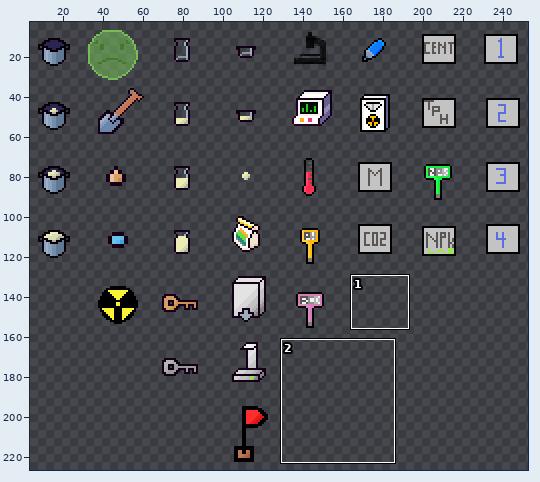
Sprite sheet -- assets/placeholder/instruments1.png. The picture above shows the old version from afar; the outline marks the close-up.
Close-up. Before:
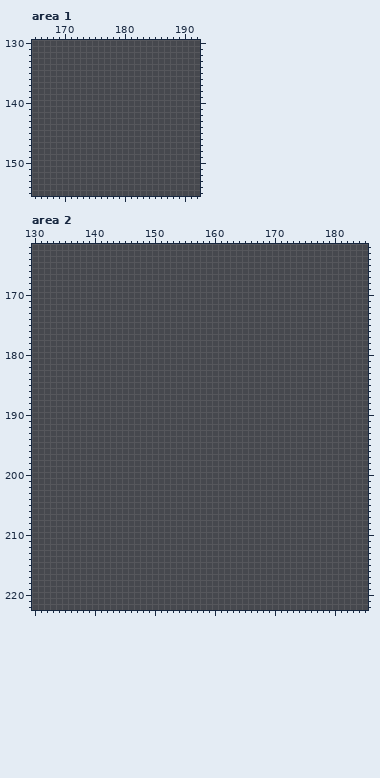
The file is 256x256 pixels. Pixels under 10% opacity are left out. Colours within 5 levels of each other are drawn and written as one. Shown: area 1: x 165..192, y 130..155; area 2: x 130..185, y 162..222. The wide view leaves out empty margins.
Palette (. is transparent): 
Pixels before, area 2 (only the part around the change), first column x 130:
162 ........................................................
163 ........................................................
164 ........................................................
165 ........................................................
166 ........................................................
167 ........................................................
168 ........................................................
169 ........................................................
170 ........................................................
171 ........................................................
172 ........................................................
173 ........................................................
174 ........................................................
175 ........................................................
176 ........................................................
177 ........................................................
178 ........................................................
179 ........................................................
180 ........................................................
181 ........................................................
182 ........................................................
183 ........................................................
184 ........................................................
185 ........................................................
186 ........................................................
187 ........................................................
188 ........................................................
189 ........................................................
190 ........................................................
191 ........................................................
192 ........................................................
193 ........................................................
194 ........................................................
195 ........................................................
196 ........................................................
197 ........................................................
198 ........................................................
199 ........................................................
200 ........................................................
201 ........................................................
202 ........................................................
203 ........................................................
204 ........................................................
205 ........................................................
206 ........................................................
207 ........................................................
208 ........................................................
209 ........................................................
210 ........................................................
211 ........................................................
212 ........................................................
213 ........................................................
214 ........................................................
215 ........................................................
216 ........................................................
217 ........................................................
218 ........................................................
219 ........................................................
220 ........................................................
221 ........................................................
222 ........................................................
New version:
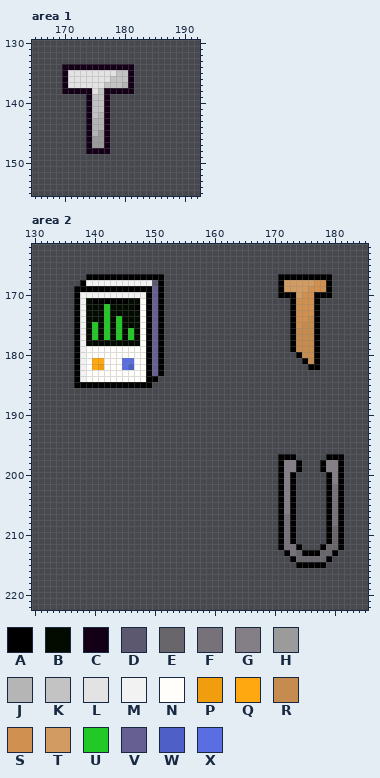
Colours new in this view: A #000000  B #030a00  C #130016  D #5b586f  E #69666b  F #77717a  G #847e87  H #9b9b9b  J #b5b5b5  K #c3c3c3  L #e3e3e3  M #f2f2f2  N #fffefa  P #f09e0e  Q #ffa810  R #c68b4f  S #d09150  T #d29b62  U #22c825  V #666092  W #4e5fc8  X #5b6ee1
From old to new:
Changed rows in their new state; - is an unchanged pixel.
Area 1:
first column x 170:
134 CCCCCCCCCCCC
135 CLLLLLLLLKKC
136 CLLLLLLLKKKC
137 CLLLLLLKKKJC
138 CCCCCLKCCCCC
139 ----CKKC----
140 ----CKKC----
141 ----CKKC----
142 ----CKJC----
143 ----CJJC----
144 ----CJJC----
145 ----CJHC----
146 ----CHHC----
147 ----CHHC----
148 ----CCCC----
Area 2:
first column x 137:
167 --AAAAAAAAAAAAA-------------------AAAAAAAAA
168 -AMMMMMMMMMMMDA-------------------ATTTTTSSA
169 AAAAAAAAAAAAAVA-------------------ATTTTSSSA
170 AMMMMMMMMMMMAVA-------------------AAATSSAAA
171 AMBAAAAAABBNAVA---------------------ASSSA--
172 AMBBBUBBBBANAVA---------------------ASSSA--
173 AMBBBUBBBBBNAVA---------------------ASSSA--
174 AMBBBUBUBBBNAVA---------------------ASSRA--
175 AMBUBUBUBBBNAVA---------------------ASRRA--
176 AMBUBUBUBUBNAVA---------------------ARRRA--
177 AMBUBUBUBUBNAVA---------------------ARRRA--
178 AMBBBBBBBBBNAVA---------------------ARRRA--
179 AMNNNNNNNNNNAVA---------------------ARRRA--
180 AMNNNNNNNNNNAVA----------------------ARRA--
181 AMNQQNNNXXNNAVA-----------------------ARA--
182 AMNQPNNNXWNNAVA------------------------AA--
183 AMNNNNNNNNNNAVA----------------------------
184 AMNNNNNNNNNNAA-----------------------------
185 AAAAAAAAAAAAA------------------------------
first column x 171:
197 AAA-----AAA
198 AGGA---AGGA
199 AGGA---AGGA
200 AGA-----AGA
201 AGA-----AGA
202 AGA-----AFA
203 AGA-----AFA
204 AGA-----AFA
205 AGA-----AFA
206 AGA-----AFA
207 AFA-----AFA
208 AFA-----AFA
209 AFA-----AEA
210 AFA-----AEA
211 AFA-----AEA
212 AFFA---AEEA
213 -AFEAAAEEA-
214 --AEEEEEA--
215 ---AAAAA---
Boxes around the changes in both close-ups, in picture pixels (x1, y1, x2, y2):
added: (62, 64, 134, 154)
added: (74, 274, 164, 388)
added: (278, 274, 332, 370)
added: (278, 454, 344, 568)
